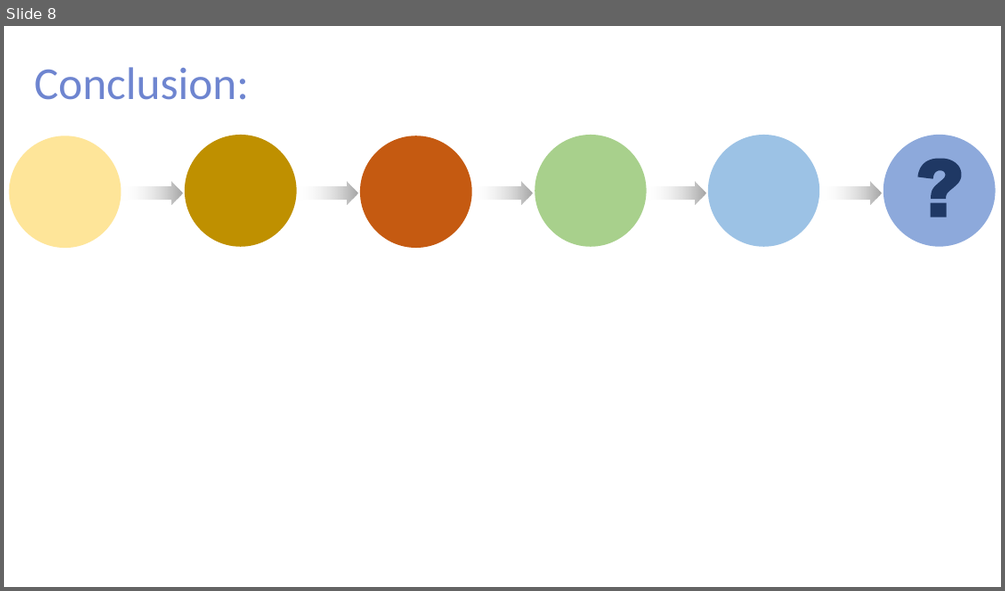
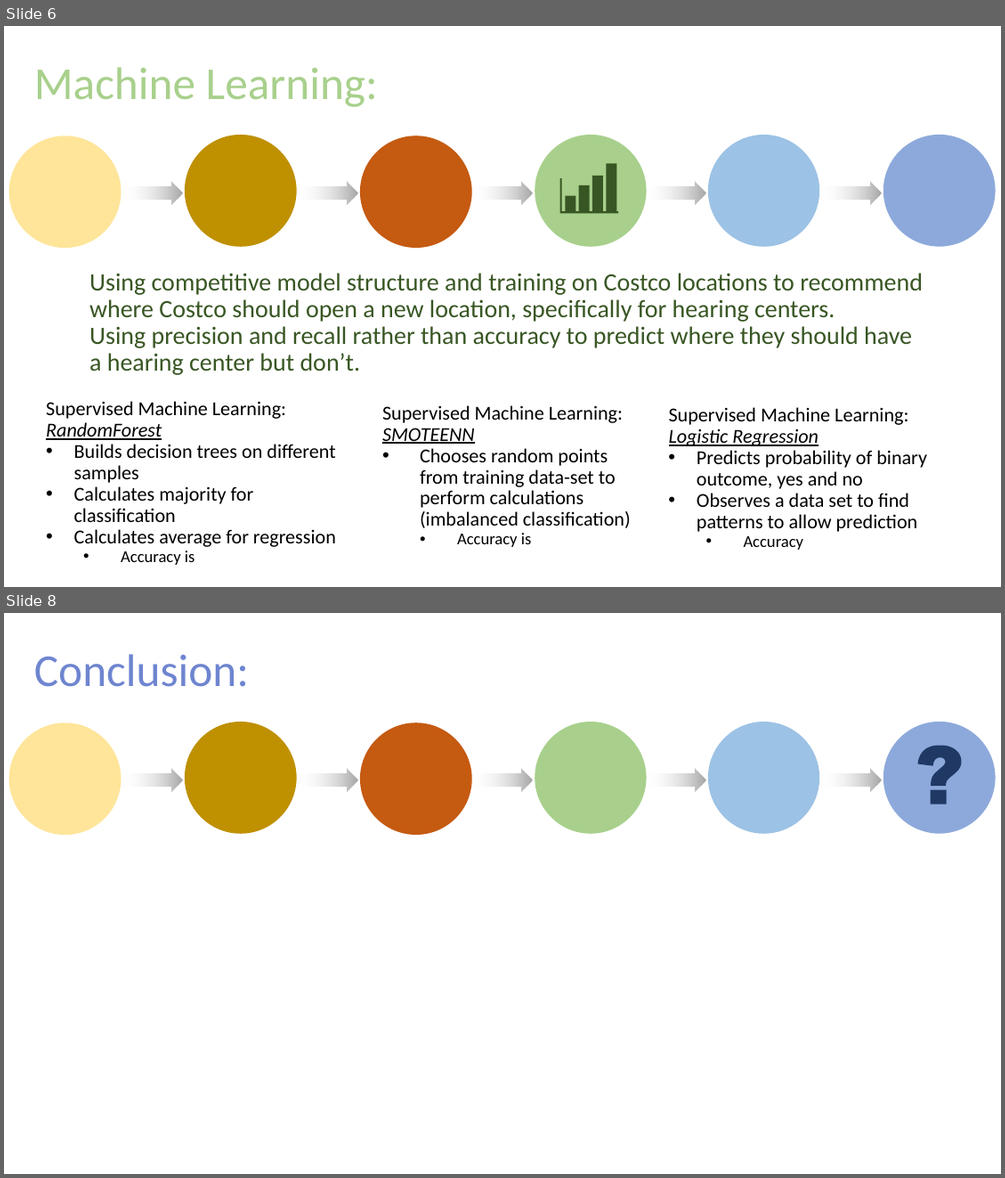
Before and after one commit to JaxWil24/Hearing_Aid_Accessibility, a slide deck: Presentation/FP_Powerpoint.pptx. Shown one above the other, each under a label of ours: slide 8 before the commit, slides 6 and 8 after it; the slides between them are not shown. The pictures are 1005x591 and 1005x1178 pixels, drawn with LibreOffice and Linux fonts; fonts in the diff are those of the drawing. Boxes give left, top, right and bottom in pixels: in the first picture for what was removed or moved away, otherwise in the second. Text is boxed around its words. In the diff, an @@ line names an element or a change of style, - is before the commit and + after.

```diff
--- a/Presentation/FP_Powerpoint.pptx
+++ b/Presentation/FP_Powerpoint.pptx
@@ slide 6 added at (x1=4, y1=26, x2=1001, y2=587), background #FFFFFF; not listed: 17 template elements that a slide beside it also shows @@
@@ text added at (x1=34, y1=67, x2=378, y2=107), 44 pt, text #A8D08C @@
+Machine Learning:
@@ group added at (x1=560, y1=164, x2=619, y2=214): 4 rectangles, 1 freeform shape @@
@@ text added at (x1=89, y1=273, x2=922, y2=375), 24 pt, text #385723 @@
+Using competitive model structure and training on Costco locations to recommend where Costco should open a new location, specifically for hearing centers.
+Using precision and recall rather than accuracy to predict where they should have a hearing center but don’t.
@@ text added at (x1=46, y1=401, x2=336, y2=564), 19 pt, text #000000 @@
+Supervised Machine Learning:
+RandomForest
+• Builds decision trees on different samples
+• Calculates majority for classification
+• Calculates average for regression
+  • Accuracy is
@@ text added at (x1=382, y1=405, x2=631, y2=547), 19 pt, text #000000 @@
+Supervised Machine Learning:
+SMOTEENN
+• Chooses random points from training data-set to perform calculations (imbalanced classification)
+  • Accuracy is
@@ text added at (x1=669, y1=407, x2=927, y2=549), 19 pt, text #000000 @@
+Supervised Machine Learning:
+Logistic Regression
+• Predicts probability of binary outcome, yes and no
+• Observes a data set to find patterns to allow prediction
+  • Accuracy
```
Also in this commit, not shown: 4 slides changed, 2 other slides added, 3 slides removed, 35 other files.
